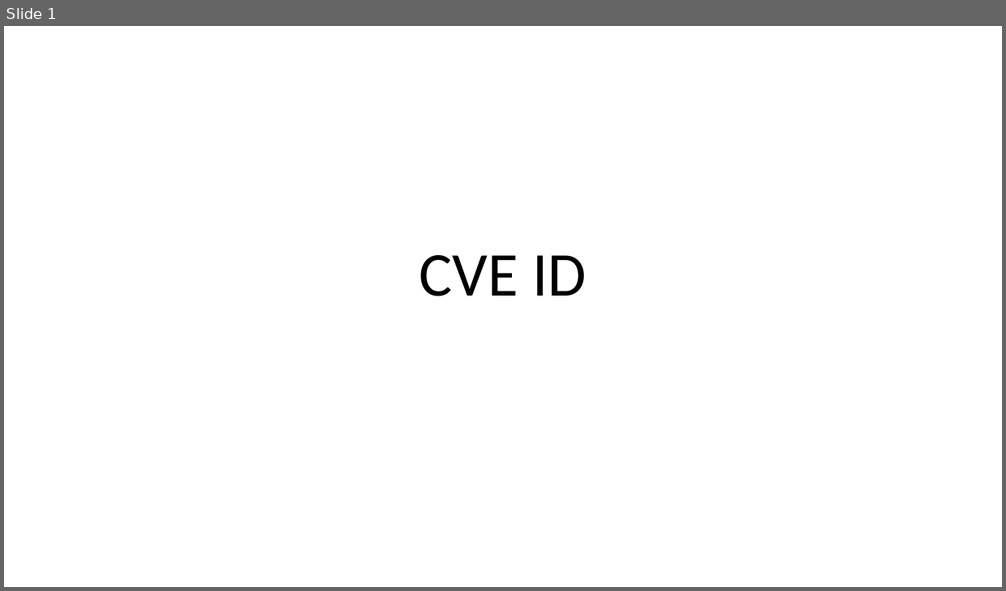
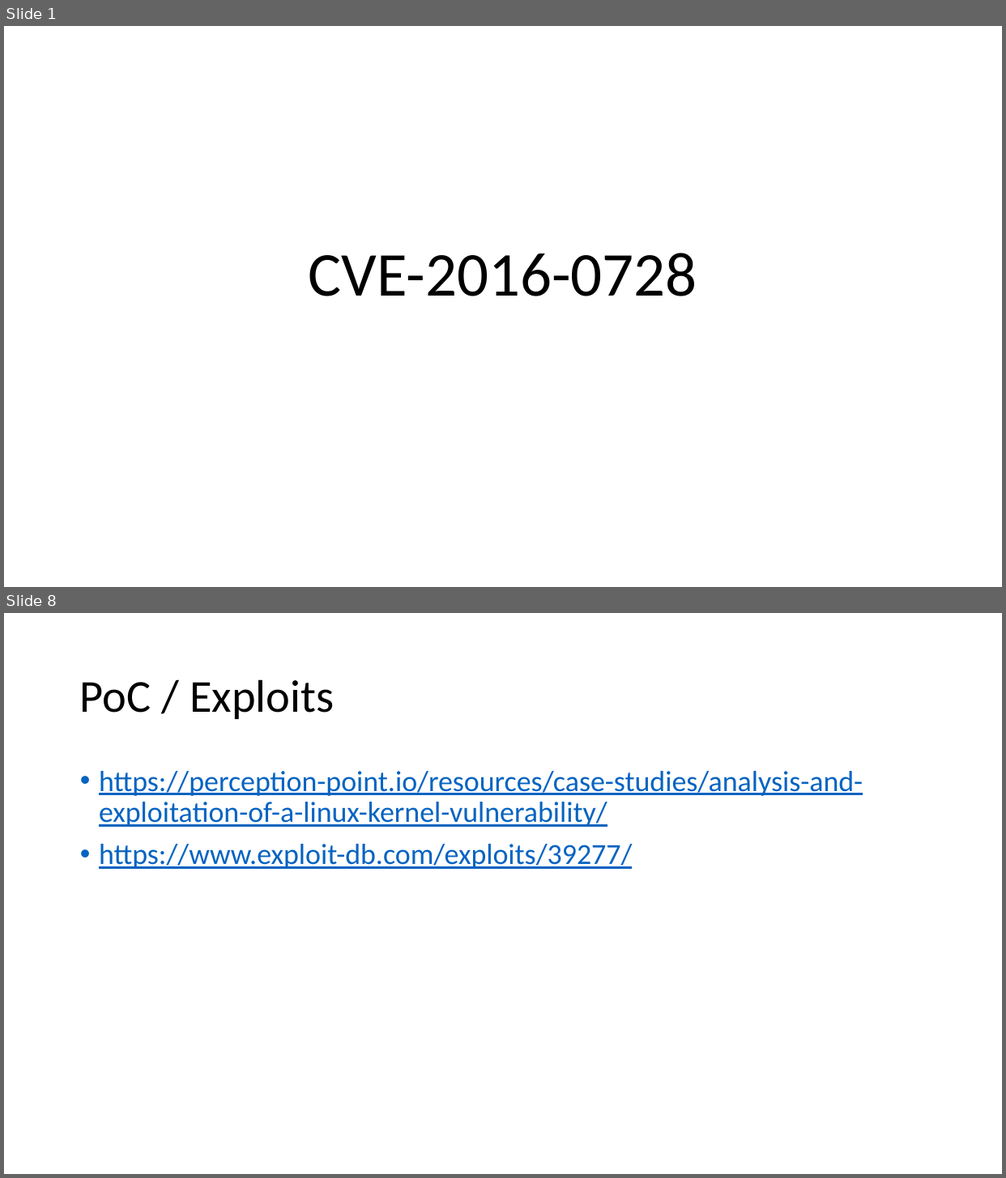
Before and after one commit to mudongliang/Kernel_Vulnerabilities, a slide deck: UAF/2016/CVE-2016-0728.pptx. Shown one above the other, each under a label of ours: slide 1 before the commit, slides 1 and 8 after it; the slides between them are not shown. The pictures are 1006x591 and 1006x1178 pixels, drawn with LibreOffice and Linux fonts; fonts in the diff are those of the drawing. Boxes give left, top, right and bottom in pixels: in the first picture for what was removed or moved away, otherwise in the second. Text is boxed around its words. In the diff, an @@ line names an element or a change of style, - is before the commit and + after.

Commit message:
add analysis of CVE-2016-0728

```diff
--- a/UAF/2016/CVE-2016-0728.pptx
+++ b/UAF/2016/CVE-2016-0728.pptx
@@ slide 8 added at (x1=4, y1=613, x2=1002, y2=1174), background #FFFFFF @@
@@ title added at (x1=80, y1=679, x2=334, y2=719), 44 pt, text #000000 @@
+PoC / Exploits
@@ text added at (x1=99, y1=771, x2=863, y2=869), 28 pt, text #0563C1, underline @@
+• https://perception-point.io/resources/case-studies/analysis-and-exploitation-of-a-linux-kernel-vulnerability/
+• https://www.exploit-db.com/exploits/39277/
@@ slide 1 changed as well @@
@@ title at (x1=309, y1=253, x2=697, y2=297): text changed @@
-CVE ID
+CVE-2016-0728
```
Also in this commit, not shown: 2 other slides changed, 5 other slides added, 2 slides removed, 1 other file.
